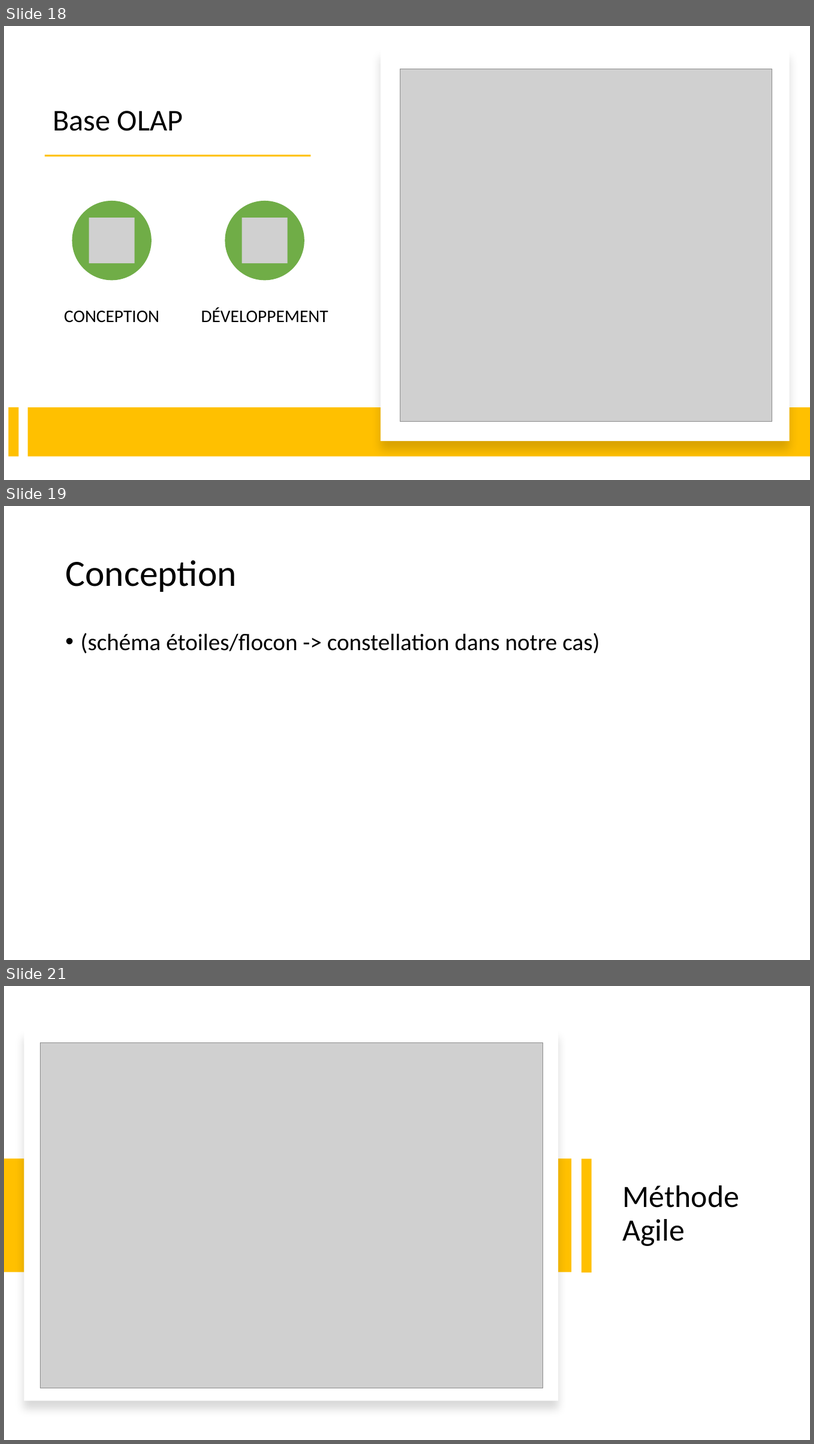
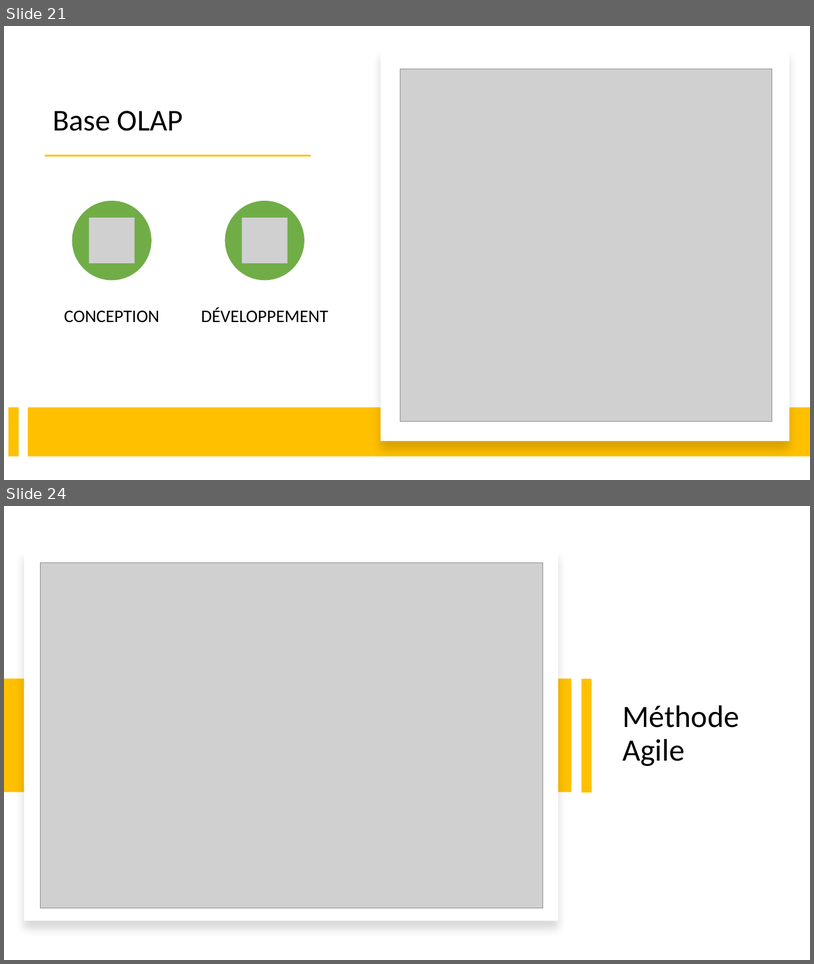
Before and after one commit to neopolitan2012/PT-LPBDD, a slide deck: Soutenance_PT.pptx. Shown one above the other, each under a label of ours: slides 18, 19 and 21 before the commit, slides 21 and 24 after it; the slides between them are not shown. The pictures are 814x1444 and 814x964 pixels, drawn with LibreOffice and Linux fonts; fonts in the diff are those of the drawing; grey boxes stand for pictures. Boxes give left, top, right and bottom in pixels: in the first picture for what was removed or moved away, otherwise in the second. Text is boxed around its words. In the diff, an @@ line names an element or a change of style, - is before the commit and + after.

```diff
--- a/Soutenance_PT.pptx
+++ b/Soutenance_PT.pptx
@@ slide 19 removed at (4, 506, 810, 960), background #FFFFFF @@
@@ title removed at (65, 560, 236, 592) @@
-Conception
@@ text removed at (81, 633, 600, 654) @@
-• (schéma étoiles/flocon -> constellation dans notre cas)
@@ what was slide 18 is now slide 21 @@
@@ what was slide 21 is now slide 24 @@
```
Also in this commit, not shown: 1 slide changed, 5 slides added, 1 other slide removed.
